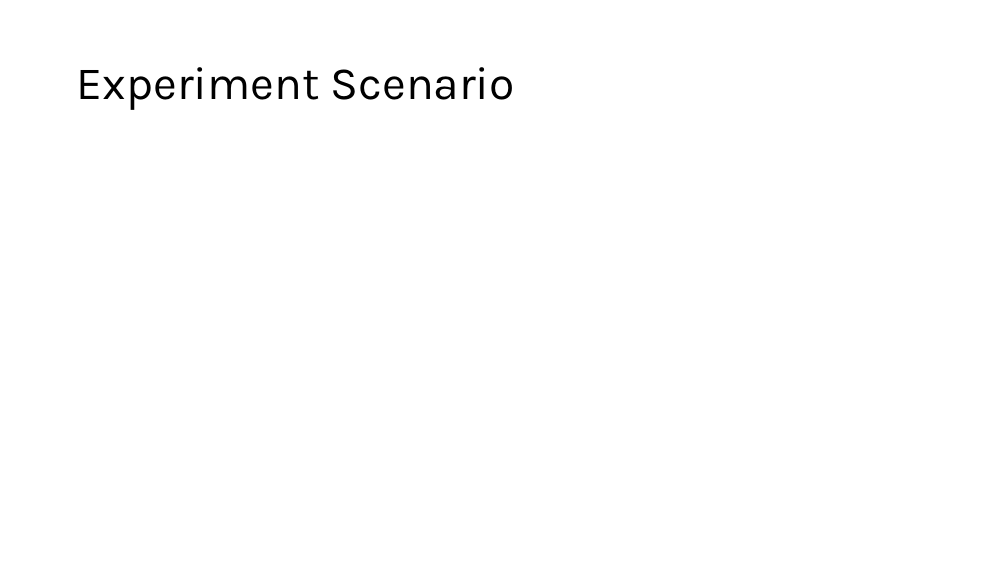
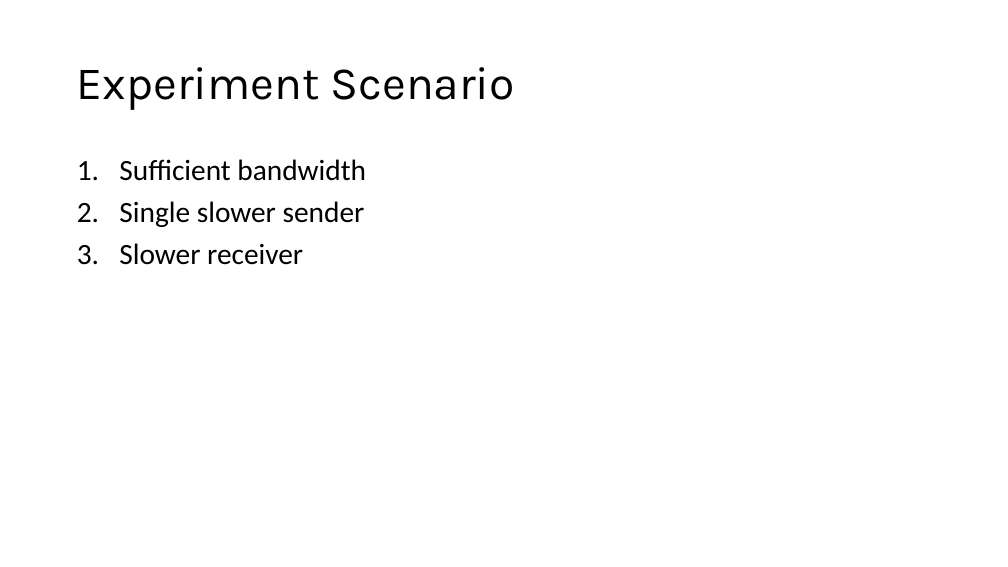
Before and after one commit to LittleD3092/reliable-in-network-aggregation, a slide deck: slide 18 of report.pptx (slide 14 before the commit). Drawn at 1008x567 pixels with LibreOffice and Linux fonts; fonts in the diff are those of the drawing. Boxes give left, top, right and bottom in pixels: in the first picture for what was removed or moved away, otherwise in the second. Text is boxed around its words. In the diff, an @@ line names an element or a change of style, - is before the commit and + after.

```diff
--- a/report.pptx
+++ b/report.pptx
@@ text added at box(119, 159, 366, 265), 28 pt, text #000000 @@
+1. Sufficient bandwidth
+2. Single slower sender
+3. Slower receiver
```
Also in this commit, not shown: 3 other slides changed, 6 slides added, 1 slide removed.
